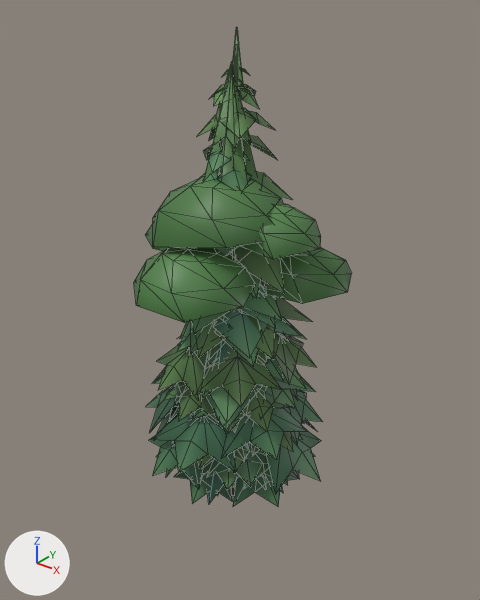
One commit to the glTF model apps/client/public/env/snow.glb: the scene before it, then after it.
Camera for both pictures: a camera (50 mm lens) standing at (14.8, -18.0, 19.5) and looking at (0.3, 0.0, 8.3). Every picture has the same lights, and +X, +Y and +Z are marked at lower left. The picture after the commit comes second. Mesh edges are drawn as thin lines.

Objects in the first picture: 'far_fir_c', 'fir_broad', 'fir_old', 'fir_tall', 'pine_scots' and 2 more.
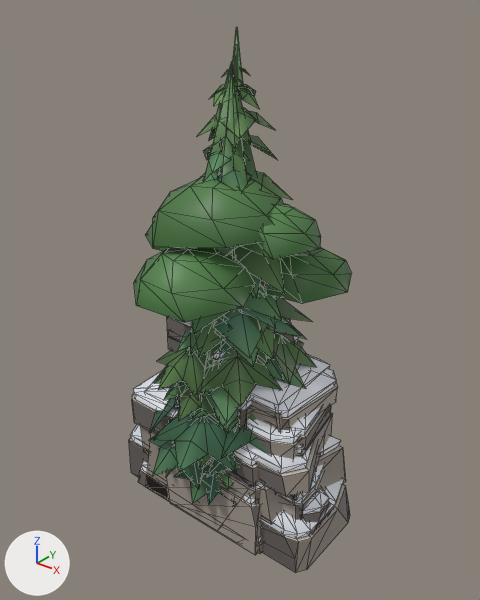
Pixel boxes [x1, y1, x2, y2] of what changed, in the pictures (480 x 600 px):
'wall_c', added: after [129, 380, 350, 573]
'wall_b', added: after [132, 318, 330, 505]
'wall_a', added: after [138, 369, 338, 554]
'crag_b', added: after [164, 467, 334, 555]
'crag_c', added: after [167, 317, 226, 402]
'crag_a', added: after [237, 395, 252, 429]

The change, as a diff of the scene's bpy script:
```diff
--- a/apps/client/public/env/snow.glb.py
+++ b/apps/client/public/env/snow.glb.py
@@ mat_defaultmaterial_020 @@
+mat_defaultmaterial_020 = bpy.data.materials.new('DefaultMaterial.020')
+mat_defaultmaterial_020.use_nodes = True; mat_defaultmaterial_020.node_tree.nodes.clear()
+_N = mat_defaultmaterial_020.node_tree.nodes; _L = mat_defaultmaterial_020.node_tree.links
+n0 = _N.new('ShaderNodeOutputMaterial'); n0.name = 'Material Output'
+n1 = _N.new('ShaderNodeBsdfPrincipled'); n1.name = 'Principled BSDF'
+n2 = _N.new('ShaderNodeVertexColor'); n2.name = 'Color Attribute'
+_L.new(n1.outputs[0], n0.inputs[0])  # 'BSDF' to 'Surface'
+_L.new(n2.outputs[0], n1.inputs[0])  # 'Color' to 'Base Color'
@@ mat_defaultmaterial_019 @@
+mat_defaultmaterial_019 = bpy.data.materials.new('DefaultMaterial.019')
+mat_defaultmaterial_019.use_nodes = True; mat_defaultmaterial_019.node_tree.nodes.clear()
+_N = mat_defaultmaterial_019.node_tree.nodes; _L = mat_defaultmaterial_019.node_tree.links
+n0 = _N.new('ShaderNodeOutputMaterial'); n0.name = 'Material Output'
+n1 = _N.new('ShaderNodeBsdfPrincipled'); n1.name = 'Principled BSDF'
+n2 = _N.new('ShaderNodeVertexColor'); n2.name = 'Color Attribute'
+_L.new(n1.outputs[0], n0.inputs[0])  # 'BSDF' to 'Surface'
+_L.new(n2.outputs[0], n1.inputs[0])  # 'Color' to 'Base Color'
@@ mat_defaultmaterial_018 @@
+mat_defaultmaterial_018 = bpy.data.materials.new('DefaultMaterial.018')
+mat_defaultmaterial_018.use_nodes = True; mat_defaultmaterial_018.node_tree.nodes.clear()
+_N = mat_defaultmaterial_018.node_tree.nodes; _L = mat_defaultmaterial_018.node_tree.links
+n0 = _N.new('ShaderNodeOutputMaterial'); n0.name = 'Material Output'
+n1 = _N.new('ShaderNodeBsdfPrincipled'); n1.name = 'Principled BSDF'
+n2 = _N.new('ShaderNodeVertexColor'); n2.name = 'Color Attribute'
+_L.new(n1.outputs[0], n0.inputs[0])  # 'BSDF' to 'Surface'
+_L.new(n2.outputs[0], n1.inputs[0])  # 'Color' to 'Base Color'
@@ ob_wall_c @@
+ob_wall_c = bpy.data.objects.new('wall_c', me_wall_c)  # 113 vertices, 173 faces; spans x -5.0..5.0, y -2.0..2.0, z -1.4..3.94
+ob_wall_c.location = (0.0, 0.0, 0.0)
@@ ob_wall_b @@
+ob_wall_b = bpy.data.objects.new('wall_b', me_wall_b)  # 237 vertices, 358 faces; spans x -4.0..4.0, y -2.25..2.25, z -1.4..7.62
+ob_wall_b.location = (0.0, 0.0, 0.0)
@@ ob_wall_a @@
+ob_wall_a = bpy.data.objects.new('wall_a', me_wall_a)  # 221 vertices, 337 faces; spans x -4.5..4.42, y -2.25..2.25, z -1.4..5.71
+ob_wall_a.location = (0.0, 0.0, 0.0)
@@ ob_crag_c @@
+ob_crag_c = bpy.data.objects.new('crag_c', me_crag_c)  # 238 vertices, 367 faces; spans x -2.2..3.49, y -2.0..2.0, z -1.4..8.01
+ob_crag_c.location = (0.0, 0.0, 0.0)
@@ ob_crag_b @@
+ob_crag_b = bpy.data.objects.new('crag_b', me_crag_b)  # 178 vertices, 276 faces; spans x -3.0..4.92, y -2.3..2.3, z -1.4..4.31
+ob_crag_b.location = (0.0, 0.0, 0.0)
@@ ob_crag_a @@
+ob_crag_a = bpy.data.objects.new('crag_a', me_crag_a)  # 217 vertices, 332 faces; spans x -3.9..2.5, y -2.1..2.57, z -1.4..5.58
+ob_crag_a.location = (0.0, 0.0, 0.0)
```
